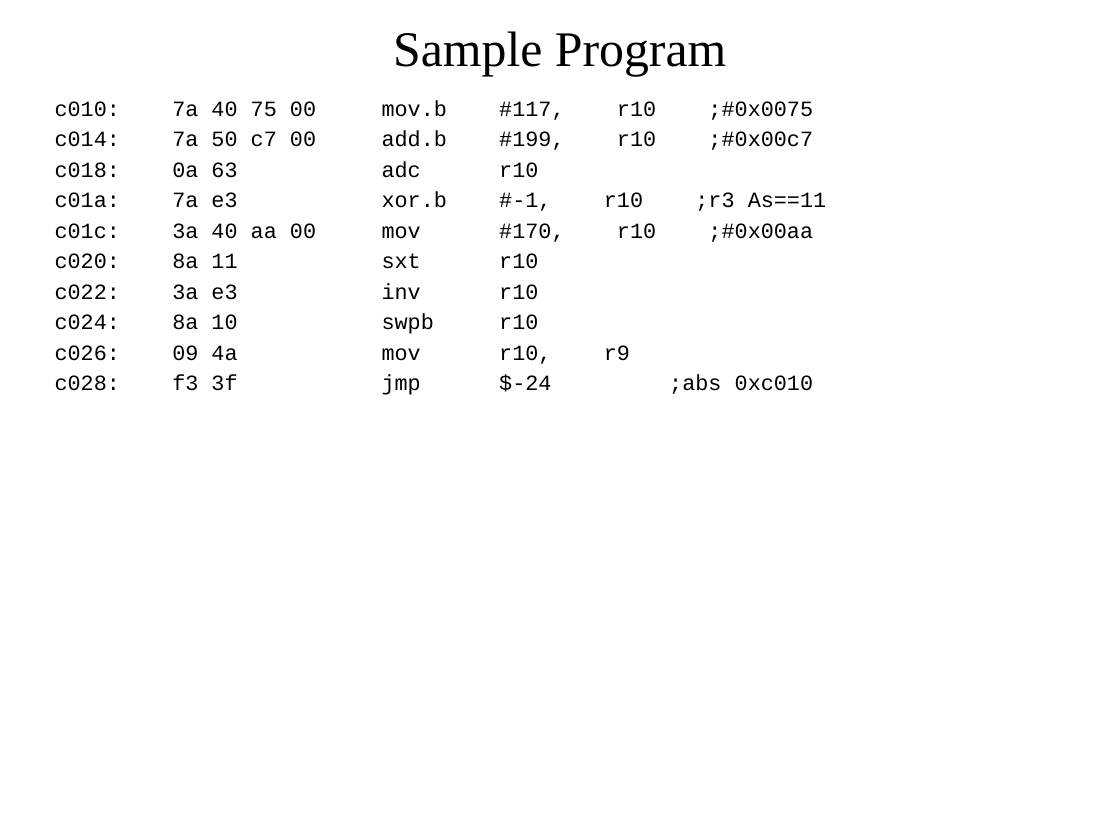
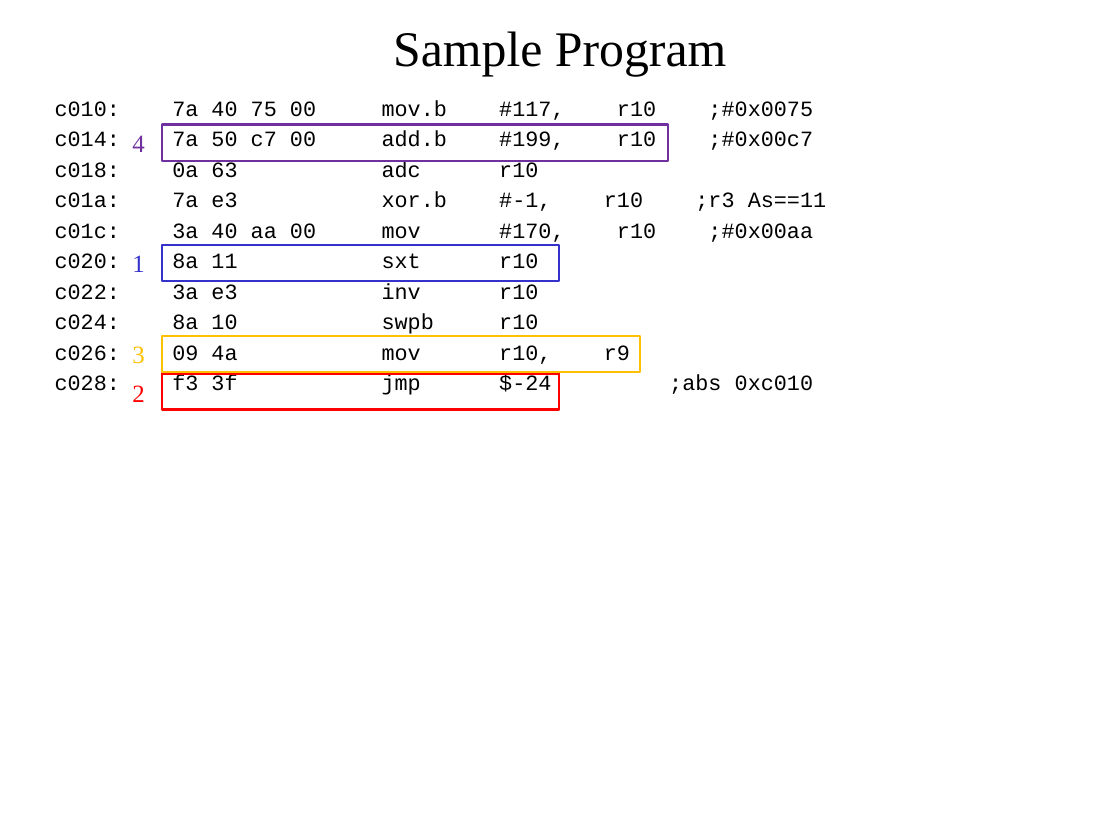
Before and after one commit to pw4rn3r/ECE382, a slide deck: slide 15 of notes/L3/Lsn3.pptx. Drawn at 1120x840 pixels with LibreOffice and Linux fonts; fonts in the diff are those of the drawing. Boxes give left, top, right and bottom in pixels: in the first picture for what was removed or moved away, otherwise in the second. Text is boxed around its words. In the diff, an @@ line names an element or a change of style, - is before the commit and + after.

```diff
--- a/notes/L3/Lsn3.pptx
+++ b/notes/L3/Lsn3.pptx
@@ text added at [132, 135, 144, 152], 16 pt, text #7030A0 @@
+4
@@ rectangle added at [161, 124, 668, 160], outline #7030A0 1.5 pt @@
@@ text added at [132, 255, 144, 272], 16 pt, text #3333CC @@
+1
@@ rectangle added at [161, 245, 559, 281], outline #3333CC 1.5 pt @@
@@ text added at [132, 346, 144, 364], 16 pt, text #FFC000 @@
+3
@@ rectangle added at [161, 336, 640, 372], outline #FFC000 1.5 pt @@
@@ text added at [132, 385, 144, 402], 16 pt, text #FF0000 @@
+2
@@ rectangle added at [161, 373, 559, 409], outline #FF0000 1.5 pt @@
```
Also in this commit, not shown: 7 other slides changed.
